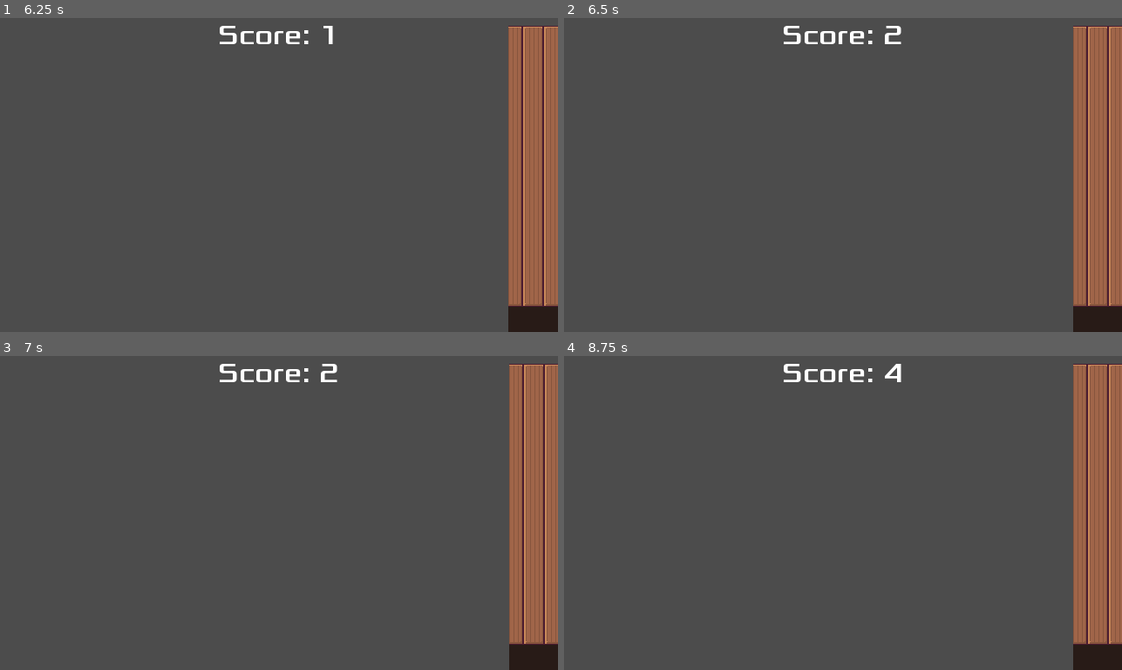
Above: before the commit, frames 1-4 (two rows, left to right).
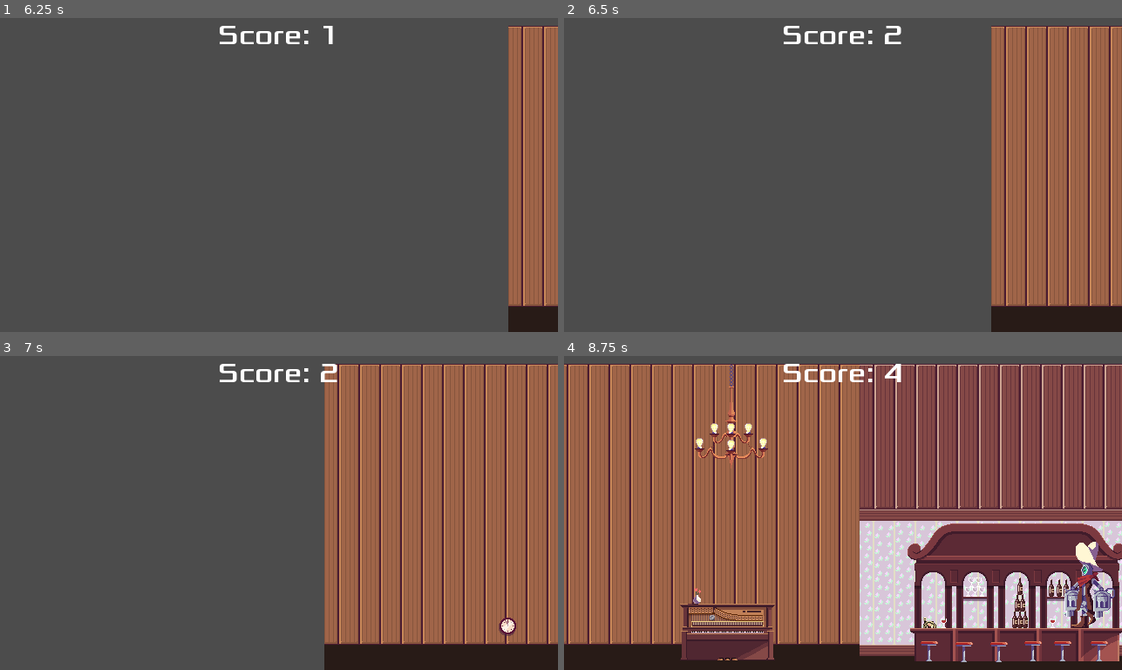
Above: after the commit, the same moments.

Repository: ttalexander2/Galactic-Hoedown-Showdown
Game: Godot game, scene res://Opening.tscn
Same seed, same stepped clock (60 frames per second), same inputs: the game is played once before the commit and once after it.
Inputs (mouse positions are in pixels of both pictures, inside the frame that each line leads up to):
- Up to frame 1 (6.25 s): tap Enter (ui_accept) at 0.5, 0.77, 1.52, 2.75, 3.02, 3.5, 3.77, 4.25, 4.52, 6.02 s; move the mouse to (401, 159) at 0.52 s; hold Right (ui_right) 0.53-1.28 s; click (401, 159) at 0.67 s; move the mouse to (167, 190) at 1.27 s; hold Down (ui_down) 1.28-2.03 s; move the mouse to (334, 105) at 2.02 s; hold Right (ui_right) 2.03-2.78 s; move the mouse to (251, 237) at 2.77 s; hold Space (ui_up) 2.78-3.53 s; click (251, 237) at 2.92 s; move the mouse to (446, 222) at 3.52 s; hold Left (ui_left) 3.53-5.03 s; move the mouse to (111, 127) at 4.27 s; move the mouse to (279, 294) at 5.02 s; hold Down (ui_down) 5.03-5.78 s; click (279, 294) at 5.17 s; move the mouse to (195, 96) at 5.77 s; hold Right (ui_right) from 5.78 s (still down)
- Up to frame 2 (6.5 s): keep holding Right (ui_right)
- Up to frame 3 (7 s): move the mouse to (401, 497) at 6.52 s; release Right (ui_right) at 6.53 s; hold Space (ui_up) from 6.53 s (still down); tap Enter (ui_accept) at 6.77 s
- Up to frame 4 (8.75 s): tap Enter (ui_accept) at 7.25, 7.52 s; move the mouse to (731, 528) at 7.27 s; release Space (ui_up) at 7.28 s; hold Right (ui_right) 7.28-8.03 s; click (731, 528) at 7.42 s; move the mouse to (898, 443) at 8.02 s; hold Down (ui_down) from 8.03 s (still down)

Frame 1 is identical in both runs. In frame 2, 19% of the frame differs, in the area x 76-100%, y 2-100%; in frame 3, 37%; in frame 4, 97%, in the area x 0-100%, y 2-100%.

Commit message:
Updated stairs collision.

Diff:
--- a/LevelPrefabs/Stairs.tscn
+++ b/LevelPrefabs/Stairs.tscn
@@ -2,9 +2,8 @@
 
 [ext_resource path="res://assets/Stairs_1.png" type="Texture" id=1]
 
-[sub_resource type="LineShape2D" id=1]
-normal = Vector2( -0.793874, -0.608083 )
-d = 0.688423
+[sub_resource type="RectangleShape2D" id=1]
+extents = Vector2( 12.0024, 8.39604 )
 
 [node name="Stairs" type="StaticBody2D"]
 
@@ -12,5 +11,49 @@
 texture = ExtResource( 1 )
 
 [node name="CollisionShape2D" type="CollisionShape2D" parent="."]
-scale = Vector2( 1.431, 1.065 )
+position = Vector2( -74.0384, 78.4297 )
 shape = SubResource( 1 )
+
+[node name="CollisionShape2D2" type="CollisionShape2D" parent="."]
+position = Vector2( -65.0075, 67.3334 )
+shape = SubResource( 1 )
+
+[node name="CollisionShape2D3" type="CollisionShape2D" parent="."]
+position = Vector2( -53.012, 53.401 )
+shape = SubResource( 1 )
+
+[node name="CollisionShape2D4" type="CollisionShape2D" parent="."]
+position = Vector2( -42.1056, 38.3565 )
+shape = SubResource( 1 )
+
+[node name="CollisionShape2D5" type="CollisionShape2D" parent="."]
+position = Vector2( -26.0849, 25.338 )
+shape = SubResource( 1 )
+
+[node name="CollisionShape2D6" type="CollisionShape2D" parent="."]
+position = Vector2( -10.0578, 12.3102 )
+shape = SubResource( 1 )
+
+[node name="CollisionShape2D7" type="CollisionShape2D" parent="."]
+position = Vector2( 2.01041, -4.6988 )
+shape = SubResource( 1 )
+
+[node name="CollisionShape2D8" type="CollisionShape2D" parent="."]
+position = Vector2( 17.0137, -18.669 )
+shape = SubResource( 1 )
+
+[node name="CollisionShape2D9" type="CollisionShape2D" parent="."]
+position = Vector2( 30.9005, -27.6042 )
+shape = SubResource( 1 )
+
+[node name="CollisionShape2D10" type="CollisionShape2D" parent="."]
+position = Vector2( 43.0298, -44.7201 )
+shape = SubResource( 1 )
+
+[node name="CollisionShape2D11" type="CollisionShape2D" parent="."]
+position = Vector2( 57.0138, -61.562 )
+shape = SubResource( 1 )
+
+[node name="CollisionShape2D12" type="CollisionShape2D" parent="."]
+position = Vector2( 73.967, -77.626 )
+shape = SubResource( 1 )
